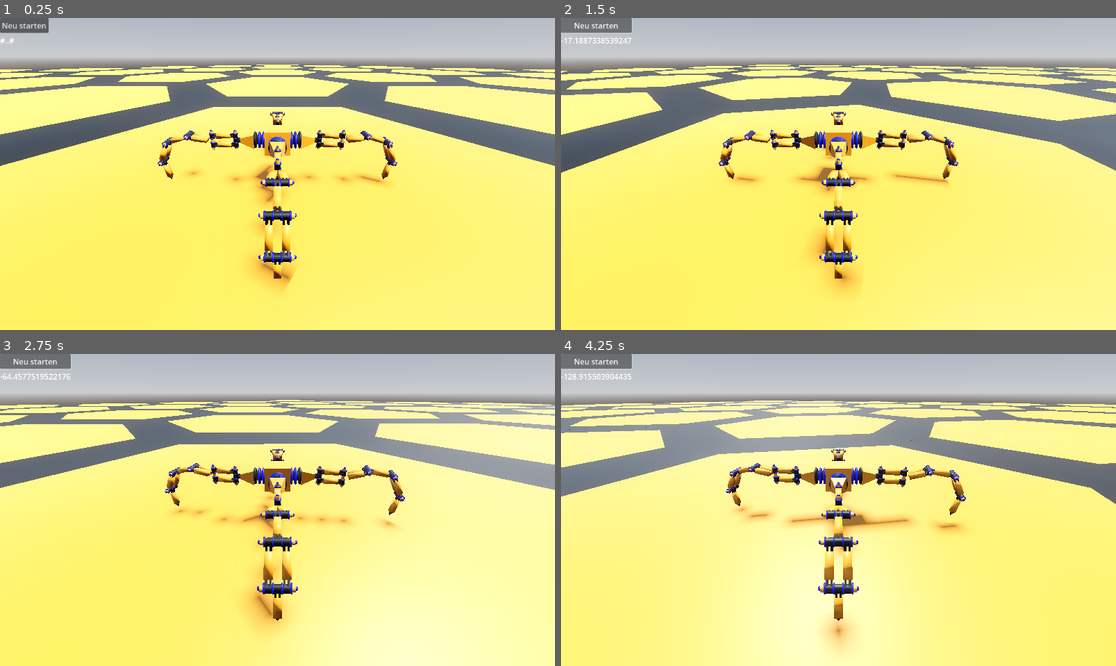
Above: before the commit, frames 1-4 (two rows, left to right).
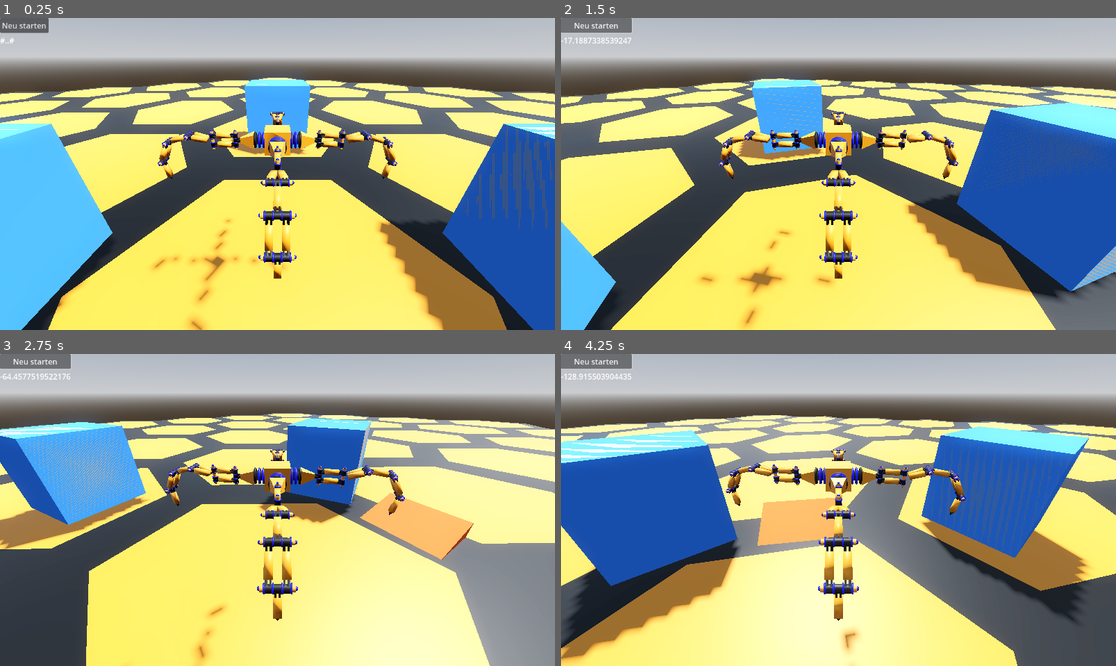
Above: after the commit, the same moments.

Repository: gheddie/godot_spider_game
Game: Godot game, scene res://sandbox.tscn
The game is run twice, just before and just after one commit, with the same random seed, the same clock (stepped at 60 frames per second) and the same inputs.
Inputs:
- Up to frame 1 (0.25 s): no input
- Up to frame 2 (1.5 s): click "Neu starten" at 0.5 s; tap Enter at 1.25 s; hold D (turn_right) from 1.28 s (still down)
- Up to frame 3 (2.75 s): release D (turn_right) at 2.03 s; hold S (move_backward) from 2.03 s (still down)
- Up to frame 4 (4.25 s): release S (move_backward) at 2.78 s; hold D (turn_right) 2.78-3.53 s; hold W (move_forward) from 3.53 s (still down)

The runs differ from the first frame. In frame 1, 46% of the frame differs, in the area x 0-100%, y 14-100%; in frame 2, 47%; in frame 3, 42%; in frame 4, 54%.

Commit message:
minor changes

Diff:
--- /dev/null
+++ b/assets/simple obstacle.tscn
@@ -0,0 +1,13 @@
+[gd_scene load_steps=3 format=3 uid="uid://du18osx70v5ei"]
+
+[sub_resource type="StandardMaterial3D" id="StandardMaterial3D_16qyv"]
+albedo_color = Color(0.21568628, 0.5254902, 1, 1)
+
+[sub_resource type="BoxMesh" id="BoxMesh_16qyv"]
+
+[node name="SimpleObstacle" type="CSGBox3D"]
+use_collision = true
+material = SubResource("StandardMaterial3D_16qyv")
+
+[node name="MeshInstance3D" type="MeshInstance3D" parent="."]
+mesh = SubResource("BoxMesh_16qyv")
--- a/sandbox.tscn
+++ b/sandbox.tscn
@@ -1,7 +1,8 @@
-[gd_scene load_steps=6 format=3 uid="uid://csal46ceqcauu"]
+[gd_scene load_steps=8 format=3 uid="uid://csal46ceqcauu"]
 
 [ext_resource type="PackedScene" uid="uid://bdrgqja08vwol" path="res://assets/spider.tscn" id="1_3h184"]
 [ext_resource type="PackedScene" uid="uid://d3nklux16bbpf" path="res://assets/floorplate.tscn" id="2_cojph"]
+[ext_resource type="PackedScene" uid="uid://du18osx70v5ei" path="res://assets/simple obstacle.tscn" id="3_p7lbm"]
 
 [sub_resource type="ProceduralSkyMaterial" id="ProceduralSkyMaterial_3h184"]
 sky_horizon_color = Color(0.66224277, 0.6717428, 0.6867428, 1)
@@ -16,6 +17,9 @@
 tonemap_mode = 2
 glow_enabled = true
 
+[sub_resource type="StandardMaterial3D" id="StandardMaterial3D_p7lbm"]
+albedo_color = Color(1, 0.39215687, 0.17254902, 1)
+
 [node name="Sandbox" type="Node3D"]
 
 [node name="WorldEnvironment" type="WorldEnvironment" parent="."]
@@ -26,7 +30,7 @@
 shadow_enabled = true
 
 [node name="Spider" parent="." instance=ExtResource("1_3h184")]
-transform = Transform3D(1, 0, 0, 0, 1, 0, 0, 0, 1, 0, -0.62572694, 0)
+transform = Transform3D(1, 0, 0, 0, 1, 0, 0, 0, 1, 0, 0.37427306, 0)
 
 [node name="Floor" type="Node" parent="."]
 
@@ -236,3 +240,23 @@
 
 [node name="Floorplate70" parent="Floor" instance=ExtResource("2_cojph")]
 transform = Transform3D(1, 0, 0, 0, 1, 0, 0, 0, 1, 4, -0.82572705, 6)
+
+[node name="Obstacles" type="Node" parent="."]
+
+[node name="SimpleObstacle1" parent="Obstacles" instance=ExtResource("3_p7lbm")]
+transform = Transform3D(1, 0, 0, 0, 1, 0, 0, 0, 1, 3, 0, 0)
+
+[node name="SimpleObstacle2" parent="Obstacles" instance=ExtResource("3_p7lbm")]
+transform = Transform3D(1, 0, 0, 0, 1, 0, 0, 0, 1, -3, 0, 0)
+
+[node name="SimpleObstacle3" parent="Obstacles" instance=ExtResource("3_p7lbm")]
+transform = Transform3D(1, 0, 0, 0, 1, 0, 0, 0, 1, 0, 0, -2)
+
+[node name="SimpleObstacle4" parent="Obstacles" instance=ExtResource("3_p7lbm")]
+transform = Transform3D(1, 0, 0, 0, 1, 0, 0, 0, 1, 0, 0, 2)
+
+[node name="Ramp1" type="CSGPolygon3D" parent="Obstacles"]
+transform = Transform3D(-0.50000006, 0, -0.8660254, 0, 0.3, 0, 0.8660254, 0, -0.50000006, 1, -0.7225475, -2)
+material_override = SubResource("StandardMaterial3D_p7lbm")
+use_collision = true
+polygon = PackedVector2Array(0, 0, 0, 1, 1, 0)
--- a/script/spider.gd
+++ b/script/spider.gd
@@ -11,7 +11,7 @@
 # audio
 @onready var clickAudio: AudioStreamPlayer = $ClickAudio
 
-const SPEED = 0.25
+const SPEED = 1
 const ROTATION_DIFF = 0.025
 
 const WALK_ANIMATION: String = "Animation"
@@ -27,6 +27,8 @@
 	anim.loop_mode = (Animation.LOOP_LINEAR)
 
 	click()
+
+	print(get_gravity())
 
 func _process(delta: float) -> void:
 
